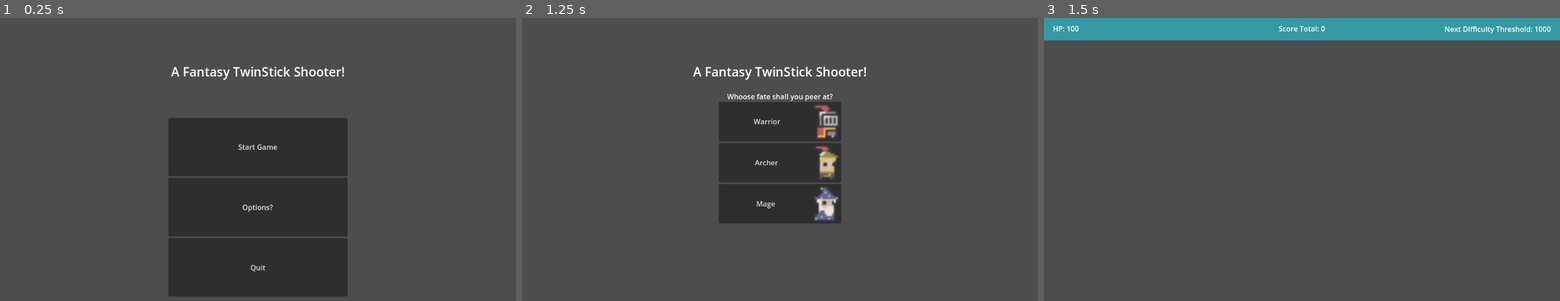
Above: before the commit, frames 1-3 (left to right).
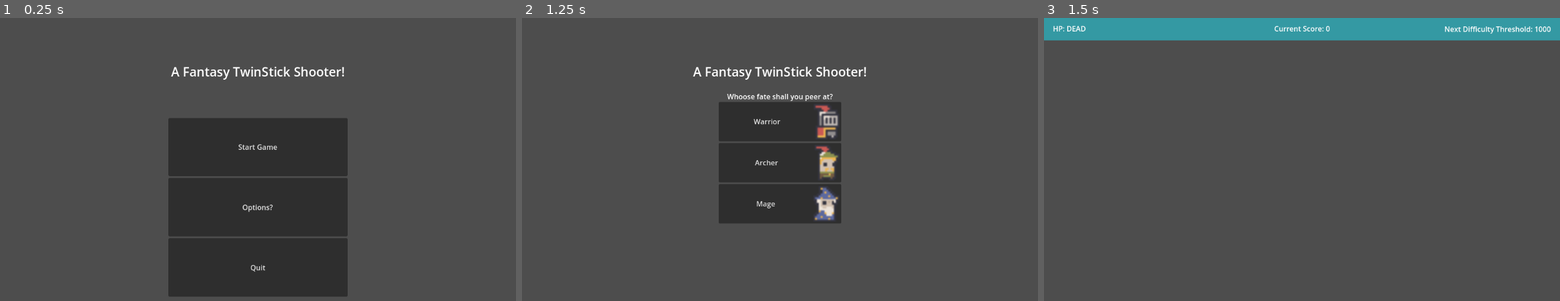
Above: after the commit, the same moments.

Repository: Shadowyish/fantasytss
Game: Godot game, scene res://Assets/Scenes/MainMenu.tscn
The game is run twice, just before and just after one commit, with the same random seed, the same clock (stepped at 60 frames per second) and the same inputs.
Inputs:
- Up to frame 1 (0.25 s): no input
- Up to frame 2 (1.25 s): click "Start Game" at 0.5 s
- Up to frame 3 (1.5 s): click "Warrior" at 1.25 s

Frames 1-2 are identical in both runs. In frame 3, 0.2% of the frame differs, in the area x 4-56%, y 2-5%.
Error before the commit: Cannot call method 'add_child' on a null value. (res://Assets/Scripts/GameManager.gd:47)
Error after the commit: Cannot call method 'add_child' on a null value. (res://Assets/Scripts/GameManager.gd:46)

Commit message:
added Specials and fixed player references

Diff:
--- a/tss_godot/Assets/Prefabs/Archer.tscn
+++ b/tss_godot/Assets/Prefabs/Archer.tscn
@@ -274,20 +274,18 @@
 "speed": 5.0
 }]
 
-[node name="Archer" type="Node2D"]
-
-[node name="CharacterBody2D" type="CharacterBody2D" parent="." node_paths=PackedStringArray("cur_weapon") groups=["Player"]]
+[node name="Archer" type="CharacterBody2D" node_paths=PackedStringArray("cur_weapon") groups=["Player"]]
 script = ExtResource("1_00bu3")
 speed = 150.0
 health = 100
 mana = 10
 cur_weapon = NodePath("Bow")
 
-[node name="CollisionShape2D" type="CollisionShape2D" parent="CharacterBody2D" groups=["Player"]]
+[node name="CollisionShape2D" type="CollisionShape2D" parent="." groups=["Player"]]
 shape = SubResource("CircleShape2D_ey7yp")
 one_way_collision_margin = 0.0
 
-[node name="Animator" type="AnimatedSprite2D" parent="CharacterBody2D"]
+[node name="Animator" type="AnimatedSprite2D" parent="."]
 position = Vector2(2.84217e-14, -2)
 scale = Vector2(0.85, 0.85)
 sprite_frames = SubResource("SpriteFrames_gk5yd")
@@ -296,5 +294,5 @@
 frame = 1
 frame_progress = 0.357587
 
-[node name="Bow" parent="CharacterBody2D" instance=ExtResource("3_onpw8")]
+[node name="Bow" parent="." instance=ExtResource("3_onpw8")]
 position = Vector2(12, 0)
--- a/tss_godot/Assets/Prefabs/Bow.tscn
+++ b/tss_godot/Assets/Prefabs/Bow.tscn
@@ -41,6 +41,7 @@
 
 [node name="Bow" type="Node2D"]
 script = ExtResource("1_hbr5t")
+special_time = 2.0
 pixels_from_player = 20
 
 [node name="Animator" type="AnimatedSprite2D" parent="."]
--- a/tss_godot/Assets/Prefabs/Mage.tscn
+++ b/tss_godot/Assets/Prefabs/Mage.tscn
@@ -329,21 +329,19 @@
 "speed": 5.0
 }]
 
-[node name="Mage" type="Node2D"]
-
-[node name="CharacterBody2D" type="CharacterBody2D" parent="." node_paths=PackedStringArray("cur_weapon") groups=["Player"]]
+[node name="Mage" type="CharacterBody2D" node_paths=PackedStringArray("cur_weapon") groups=["Player"]]
 script = ExtResource("1_1051h")
 speed = 100.0
 health = 50
 mana = 50
 cur_weapon = NodePath("Staff")
 
-[node name="CollisionShape2D" type="CollisionShape2D" parent="CharacterBody2D" groups=["Player"]]
+[node name="CollisionShape2D" type="CollisionShape2D" parent="." groups=["Player"]]
 position = Vector2(0.5, 0)
 shape = SubResource("CircleShape2D_ydc17")
 one_way_collision_margin = 0.0
 
-[node name="Animator" type="AnimatedSprite2D" parent="CharacterBody2D"]
+[node name="Animator" type="AnimatedSprite2D" parent="."]
 position = Vector2(0, -3)
 sprite_frames = SubResource("SpriteFrames_d22wd")
 animation = &"death_left"
@@ -351,5 +349,5 @@
 frame = 3
 frame_progress = 1.0
 
-[node name="Staff" parent="CharacterBody2D" instance=ExtResource("3_ika7i")]
+[node name="Staff" parent="." instance=ExtResource("3_ika7i")]
 position = Vector2(35, 0)
--- a/tss_godot/Assets/Prefabs/Sword.tscn
+++ b/tss_godot/Assets/Prefabs/Sword.tscn
@@ -1,17 +1,20 @@
 [gd_scene load_steps=4 format=3 uid="uid://cc3ew5ewqn6nh"]
 
-[ext_resource type="Script" path="res://Assets/Scripts/Sword.gd" id="1_yo5gv"]
+[ext_resource type="Script" path="res://Assets/Scripts/Blade.gd" id="1_mnuku"]
 [ext_resource type="Texture2D" uid="uid://pvslf1v4urft" path="res://Assets/SpriteSheets/excalibur_.png" id="2_624yd"]
 
 [sub_resource type="RectangleShape2D" id="RectangleShape2D_g8v8v"]
 size = Vector2(8, 20)
 
 [node name="Sword" type="Node2D"]
-script = ExtResource("1_yo5gv")
+script = ExtResource("1_mnuku")
 damage = 25
 swing_speed = 30.0
 swing_radius = 30.0
 swing_duration = 0.45
+special_regen_amount = 5
+special_regen_time = 2.0
+special_regen_tick = 0.5
 pixels_from_player = 15
 
 [node name="Sprite2D" type="Sprite2D" parent="."]
--- a/tss_godot/Assets/Prefabs/Warrior.tscn
+++ b/tss_godot/Assets/Prefabs/Warrior.tscn
@@ -329,26 +329,22 @@
 "speed": 5.0
 }]
 
-[node name="Warrior" type="Node2D"]
-
-[node name="CharacterBody2D" type="CharacterBody2D" parent="." node_paths=PackedStringArray("cur_weapon") groups=["Player"]]
+[node name="Warrior" type="CharacterBody2D" node_paths=PackedStringArray("cur_weapon") groups=["Player"]]
 script = ExtResource("1_bbnkl")
 speed = 100.0
 health = 200
 mana = 10
 cur_weapon = NodePath("Sword")
 
-[node name="CollisionShape2D" type="CollisionShape2D" parent="CharacterBody2D" groups=["Player"]]
+[node name="CollisionShape2D" type="CollisionShape2D" parent="." groups=["Player"]]
 position = Vector2(0.5, 0)
 shape = SubResource("CircleShape2D_ydc17")
 one_way_collision_margin = 0.0
 
-[node name="Animator" type="AnimatedSprite2D" parent="CharacterBody2D"]
+[node name="Animator" type="AnimatedSprite2D" parent="."]
 position = Vector2(0, -3)
 sprite_frames = SubResource("SpriteFrames_d22wd")
 animation = &"death_left"
 autoplay = "idle_right"
 
-[node name="Sword" parent="CharacterBody2D" instance=ExtResource("3_yphf6")]
-position = Vector2(-15, 0)
-rotation = -3.14159
+[node name="Sword" parent="." instance=ExtResource("3_yphf6")]
--- a/tss_godot/Assets/Scripts/Staff.gd
+++ b/tss_godot/Assets/Scripts/Blade.gd
@@ -4,11 +4,17 @@
 @export var swing_speed: float  # Speed of the swing
 @export var swing_radius: float # Distance from player
 @export var swing_duration: float # Total duration of the swing
+@export var special_regen_amount: int # amount special should heal each tick
+@export var special_regen_time: float # How long should the special last
+@export var special_regen_tick: float # time between ticks
 
 var is_swinging = false
-var swing_timer = 0.0
-var swing_start: Vector2
+var swing_timer: float #used internally to see how long we've been swinging
+var swing_start: Vector2 #used to store orginal position during swing, for angle and return
 var swing_angle: float # Angle offset for the swing
+
+@onready var hp_regen_timer: Timer = Timer.new()
+@onready var hp_regen_ticker: Timer = Timer.new()
 
 func attack():
 	if is_swinging:
@@ -17,17 +23,25 @@
 	is_swinging = true
 	swing_timer = 0.0
 
+func special():
+	hp_regen_ticker.start(special_regen_tick)
+	hp_regen_timer.start(special_regen_time)
+
+func end_special():
+	hp_regen_ticker.stop()
+	emit_signal("attack_finished")
+
 func _process(delta):
 	if is_swinging:
 		swing_timer += delta
 		var progress = swing_timer / swing_duration
 		if progress >= 1.0:
 			is_swinging = false
-			position = Vector2.ZERO  # Reset sword position
+			position = swing_start  # Reset sword position
 			emit_signal("attack_finished")
 			return
 		# Swing from -45° to +45°
-		swing_angle = lerp(-PI / 2 + swing_start.angle(), PI / 2 + swing_start.angle(), progress)
+		swing_angle = lerp(-PI / 3 + swing_start.angle(), PI / 3 + swing_start.angle(), progress)
 		#Actually Swing
 		position =  Vector2(swing_radius, 0).rotated(swing_angle)
 		# Rotate sword to match movement
@@ -36,6 +50,14 @@
 func _ready():
 	$Area2D.body_entered.connect(_on_body_entered)
 
+	# timer hookups
+	add_child(hp_regen_timer)
+	hp_regen_timer.one_shot = true
+	hp_regen_timer.connect("timeout", end_special)
+
+	add_child(hp_regen_ticker)
+	hp_regen_ticker.connect("timeout", GameManager.player.heal.bind(special_regen_amount))
+
 func _on_body_entered(body):
 	if not body.is_in_group("Player"):
 		body.take_damage(damage)
--- a/tss_godot/Assets/Scripts/Bow.gd
+++ b/tss_godot/Assets/Scripts/Bow.gd
@@ -1,9 +1,13 @@
 extends Weapon
+@export var special_time: float #amount of time the special lasts
 
 @onready var anim = $Animator
+@onready var special_timer: Timer = Timer.new()
 
 func _ready():
-	pixels_from_player = 10
+	add_child(special_timer)
+	special_timer.one_shot = true
+	special_timer.connect("timeout", end_special)
 
 func attack():
 	anim.play("attack")
@@ -14,3 +18,11 @@
 	arrow.fired_angle = rotation
 	get_tree().current_scene.add_child(arrow)
 	emit_signal("attack_finished")
+
+func special():
+	GameManager.player.speed *= 2
+	special_timer.start(special_time)
+
+func end_special():
+	GameManager.player.speed /=2
+	emit_signal("attack_finished")
--- a/tss_godot/Assets/Scripts/GameManager.gd
+++ b/tss_godot/Assets/Scripts/GameManager.gd
@@ -4,7 +4,7 @@
 enum GameMode {Game, Menu, Pause}
 var input_type = ControlType.MOUSE_KEYBOARD  # Default to keyboard & mouse
 var game_mode = GameMode.Menu
-var player: Node2D #Spawn into scene instead of natively in scene
+var player: Node #Spawn into scene instead of natively in scene
 var camera: Camera2D #Spawn into scene instead of natively in scene
 var follow_speed: float = 5.0
 var time_passed: float = 0.0
@@ -16,7 +16,6 @@
 var next_threshold_cap: int = 1000 # the score at which the game first increases difficulty
 var zombie_threshold: int = 2000 # Second threshold, used to control what score zombies can spawn
 var wraith_threshold: int = 5750 # Fourth threshold, used to control what score wraiths can spawn
-var is_playing = false
 
 func _process(delta):
 	if(game_mode == GameMode.Game):
@@ -47,9 +46,14 @@
 	get_tree().current_scene.add_child(player)
 	get_tree().current_scene.add_child(camera)
 
+	#ensure the game is set up properly
+	#reset game stats to defaults
+	Engine.time_scale = 1.0
+	game_score = 0
+	enemy_count = 0
+	score_per_second = 5
+	enemy_max = 10
 	game_mode = GameMode.Game
-	#ensure the game can run when launching the game
-	Engine.time_scale = 1.0
 
 func spawn_enemies():
 	var edge = randi() % 4
--- a/tss_godot/Assets/Scripts/PlayerController.gd
+++ b/tss_godot/Assets/Scripts/PlayerController.gd
@@ -5,6 +5,7 @@
 @export var mana: int
 @export var cur_weapon: Node
 
+var cur_mana: int
 var cur_health: int
 var aim_direction = Vector2.RIGHT
 var iframe_time: float = 0.67
@@ -22,6 +23,7 @@
 
 func _ready():
 	cur_health = health
+	cur_mana = mana
 
 	# timer hookups
 	add_child(iframe_timer)
@@ -32,7 +34,7 @@
 	anim.animation_finished.connect(_on_animation_finished)
 
 	# Subscribe to weapon listener
-	cur_weapon.attack_finished.connect(_on_attack_done)
+	cur_weapon.connect("attack_finished", _on_attack_done)
 
 	GameManager.player = self
 
@@ -70,8 +72,12 @@
 func _process(_delta):
 	if is_dead or GameManager.game_mode == GameManager.GameMode.Pause:
 		return
-	if Input.is_action_pressed("attack") and not is_attacking:
+	if Input.is_action_pressed("attack"):
 		use_weapon()
+	if Input.is_action_just_pressed("special"):
+		if cur_mana >= 5:
+			cur_mana -= 5
+			use_weapon_special()
 
 func take_damage(damage: int):
 	if is_dead or is_invunerable:
@@ -86,6 +92,9 @@
 		anim.play("hit_right" if is_facing_right else "hit_left")
 		#start timer
 		iframe_timer.start(iframe_time)
+
+func heal(hp: int):
+	cur_health = clampi(cur_health + hp, 0, health)
 
 func use_weapon():
 	if is_attacking:
@@ -123,3 +132,9 @@
 		anim.play("idle_right" if is_facing_right else "idle_left")
 	else:
 		anim.play("run_right" if is_facing_right else "run_left")
+
+func use_weapon_special():
+	if is_attacking:
+		return
+	is_attacking = true
+	cur_weapon.special()
--- a/tss_godot/Assets/Scripts/Weapon.gd
+++ b/tss_godot/Assets/Scripts/Weapon.gd
@@ -6,3 +6,6 @@
 
 func attack():
 	push_error("Attack not implemented in: " + str(self))
+
+func special():
+	push_error("Special not implemented in: " + str(self))
